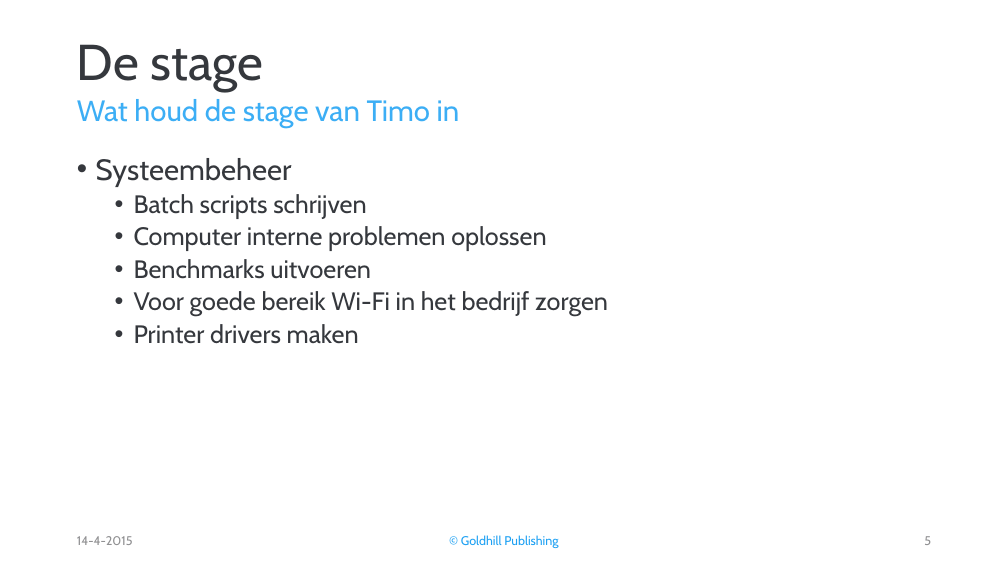
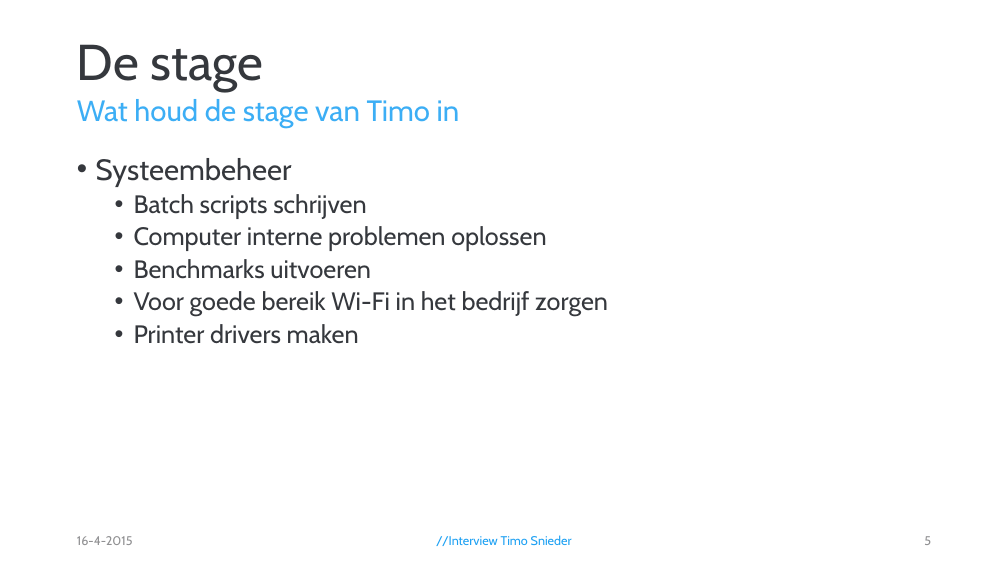
Before and after one commit to SergenN/Alarmklok, a slide deck: slide 6 of Interview.pptx. Drawn at 1008x567 pixels with LibreOffice and Linux fonts; fonts in the diff are those of the drawing; background and template pictures are left out. Boxes give left, top, right and bottom in pixels: in the first picture for what was removed or moved away, otherwise in the second. Text is boxed around its words. In the diff, an @@ line names an element or a change of style, - is before the commit and + after.

```diff
--- a/Interview.pptx
+++ b/Interview.pptx
@@ text at <box>77,536,133,545</box>: text changed @@
-14-4-2015
+16-4-2015
@@ text at <box>436,535,572,546</box>: text changed @@
-© Goldhill Publishing
+//Interview Timo Snieder
```
Also in this commit, not shown: 10 other slides changed, 2 other files.
